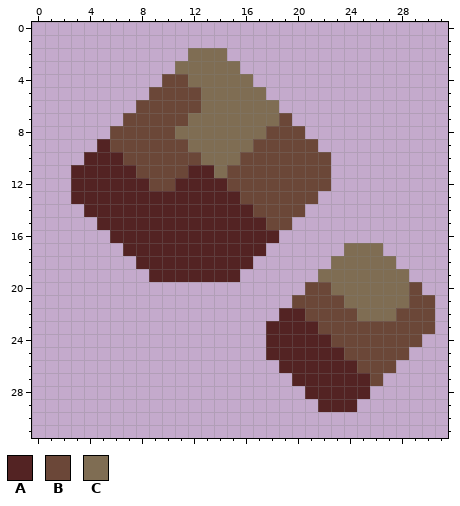
One commit to this pixel-art sprite: sprites/items/cinnabar.png. The picture above was drawn from the file before the commit.
The file is 32x32 pixels.
Palette (. is transparent): A #532323  B #6b4738  C #7f6d53
Pixels before, first column x 3:
 2 .........CCC................
 3 ........CCCCC...............
 4 .......BBCCCCC..............
 5 ......BBBBCCCCC.............
 6 .....BBBBBCCCCCC............
 7 ....BBBBBCCCCCCCB...........
 8 ...BBBBBCCCCCCCBBB..........
 9 ..ABBBBBBCCCCCBBBBB.........
10 .AAABBBBBBCCCBBBBBBB........
11 AAAAABBBBAACBBBBBBBB........
12 AAAAAABBAAAABBBBBBBB........
13 AAAAAAAAAAAAABBBBBB.........
14 .AAAAAAAAAAAAABBBB..........
15 ..AAAAAAAAAAAAABB...........
16 ...AAAAAAAAAAAAA............
17 ....AAAAAAAAAAA......CCC....
18 .....AAAAAAAAA......CCCCC...
19 ......AAAAAAA......CCCCCCC..
20 ..................BBCCCCCCB.
21 .................BBBBCCCCCBB
22 ................AABBBBCCCBBB
23 ...............AAAABBBBBBBBB
24 ...............AAAAABBBBBBB.
25 ...............AAAAAABBBBB..
26 ................AAAAAABBB...
27 .................AAAAAAB....
28 ..................AAAAA.....
29 ...................AAA......
Once edited:
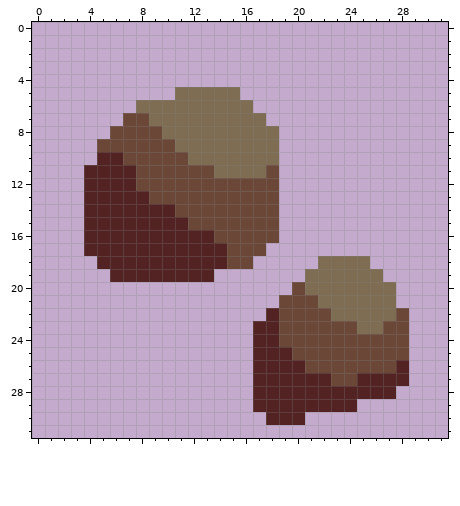
Diff:
{"y":2,"x":12,"old":"CCC","new":"..."}
{"y":3,"x":11,"old":"CCCCC","new":"....."}
{"y":4,"x":10,"old":"BBCCCCC","new":"......."}
{"y":5,"x":9,"old":"BBBB","new":"..CC"}
{"y":5,"x":16,"old":"CC","new":".."}
{"y":6,"x":8,"old":"BBBBB","new":"CCCCC"}
{"y":6,"x":17,"old":"CC","new":".."}
{"y":7,"x":9,"old":"BBB","new":"CCC"}
{"y":7,"x":18,"old":"CB","new":".."}
{"y":8,"x":10,"old":"B","new":"C"}
{"y":8,"x":18,"old":"BBB","new":"C.."}
{"y":9,"x":5,"old":"A","new":"B"}
{"y":9,"x":11,"old":"B","new":"C"}
{"y":9,"x":17,"old":"BBBBB","new":"CC..."}
{"y":10,"x":4,"old":"A","new":"."}
{"y":10,"x":12,"old":"B","new":"C"}
{"y":10,"x":16,"old":"BBBBBBB","new":"CCC...."}
{"y":11,"x":3,"old":"A","new":"."}
{"y":11,"x":12,"old":"AA","new":"BB"}
{"y":11,"x":15,"old":"BBB","new":"CCC"}
{"y":11,"x":19,"old":"BBBB","new":"...."}
{"y":12,"x":3,"old":"A","new":"."}
{"y":12,"x":8,"old":"A","new":"B"}
{"y":12,"x":11,"old":"AAAA","new":"BBBB"}
{"y":12,"x":19,"old":"BBBB","new":"...."}
{"y":13,"x":3,"old":"A","new":"."}
{"y":13,"x":9,"old":"AAAAAAA","new":"BBBBBBB"}
{"y":13,"x":19,"old":"BBB","new":"..."}
{"y":14,"x":11,"old":"AAAAAA","new":"BBBBBB"}
{"y":14,"x":19,"old":"BB","new":".."}
{"y":15,"x":4,"old":".","new":"A"}
{"y":15,"x":12,"old":"AAAAAA","new":"BBBBBB"}
{"y":15,"x":19,"old":"B","new":"."}
{"y":16,"x":4,"old":"..","new":"AA"}
{"y":16,"x":14,"old":"AAAAA","new":"BBBBB"}
{"y":17,"x":4,"old":"...","new":"AAA"}
{"y":17,"x":15,"old":"AAA","new":"BBB"}
{"y":17,"x":24,"old":"CCC","new":"..."}
{"y":18,"x":5,"old":"...","new":"AAA"}
{"y":18,"x":15,"old":"AA","new":"BB"}
{"y":18,"x":22,"old":".","new":"C"}
{"y":18,"x":26,"old":"CC","new":".."}
{"y":19,"x":6,"old":"...","new":"AAA"}
{"y":19,"x":14,"old":"AA","new":".."}
{"y":19,"x":21,"old":".","new":"C"}
{"y":19,"x":27,"old":"CC","new":".."}
{"y":20,"x":20,"old":".BB","new":"BCC"}
{"y":20,"x":28,"old":"CB","new":".."}
{"y":21,"x":19,"old":".","new":"B"}
{"y":21,"x":22,"old":"BB","new":"CC"}
{"y":21,"x":28,"old":"CBB","new":"..."}
{"y":22,"x":18,"old":".AA","new":"ABB"}
{"y":22,"x":23,"old":"BB","new":"CC"}
{"y":22,"x":29,"old":"BB","new":".."}
{"y":23,"x":17,"old":".","new":"A"}
{"y":23,"x":19,"old":"AAA","new":"BBB"}
{"y":23,"x":25,"old":"BB","new":"CC"}
{"y":23,"x":29,"old":"BB","new":".."}
{"y":24,"x":17,"old":".","new":"A"}
{"y":24,"x":19,"old":"AAAA","new":"BBBB"}
{"y":24,"x":29,"old":"B","new":"."}
{"y":25,"x":17,"old":".","new":"A"}
{"y":25,"x":20,"old":"AAAA","new":"BBBB"}
{"y":26,"x":17,"old":"..","new":"AA"}
{"y":26,"x":21,"old":"AAAA","new":"BBBB"}
{"y":26,"x":28,"old":".","new":"A"}
{"y":27,"x":17,"old":"...","new":"AAA"}
{"y":27,"x":23,"old":"AA","new":"BB"}
{"y":27,"x":26,"old":"B..","new":"AAA"}
{"y":28,"x":17,"old":"....","new":"AAAA"}
{"y":28,"x":26,"old":"..","new":"AA"}
{"y":29,"x":17,"old":".....","new":"AAAAA"}
{"y":30,"x":18,"old":"...","new":"AAA"}
{"label":"changed","picture_box":[71,48,435,425]}
